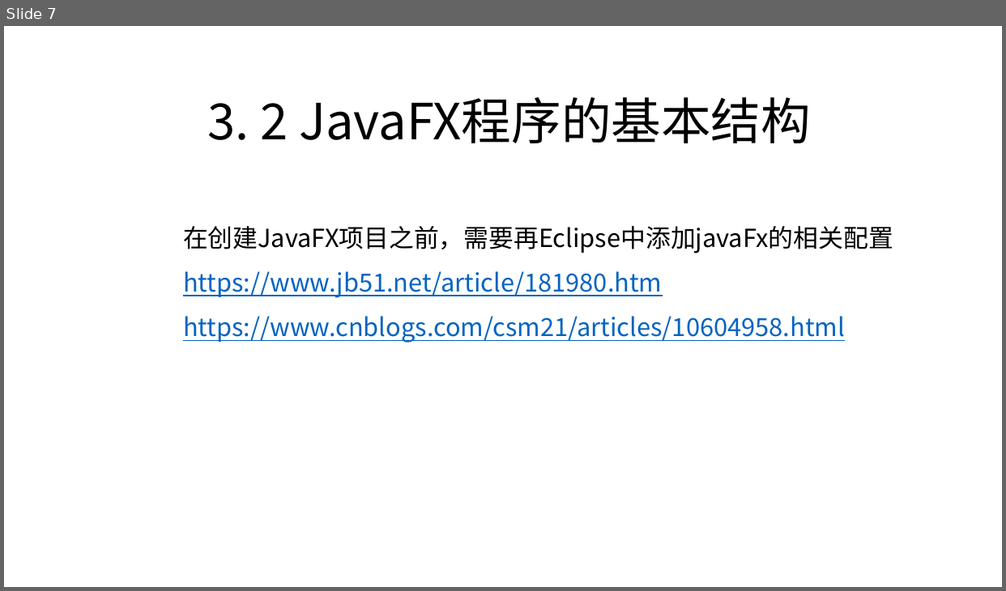
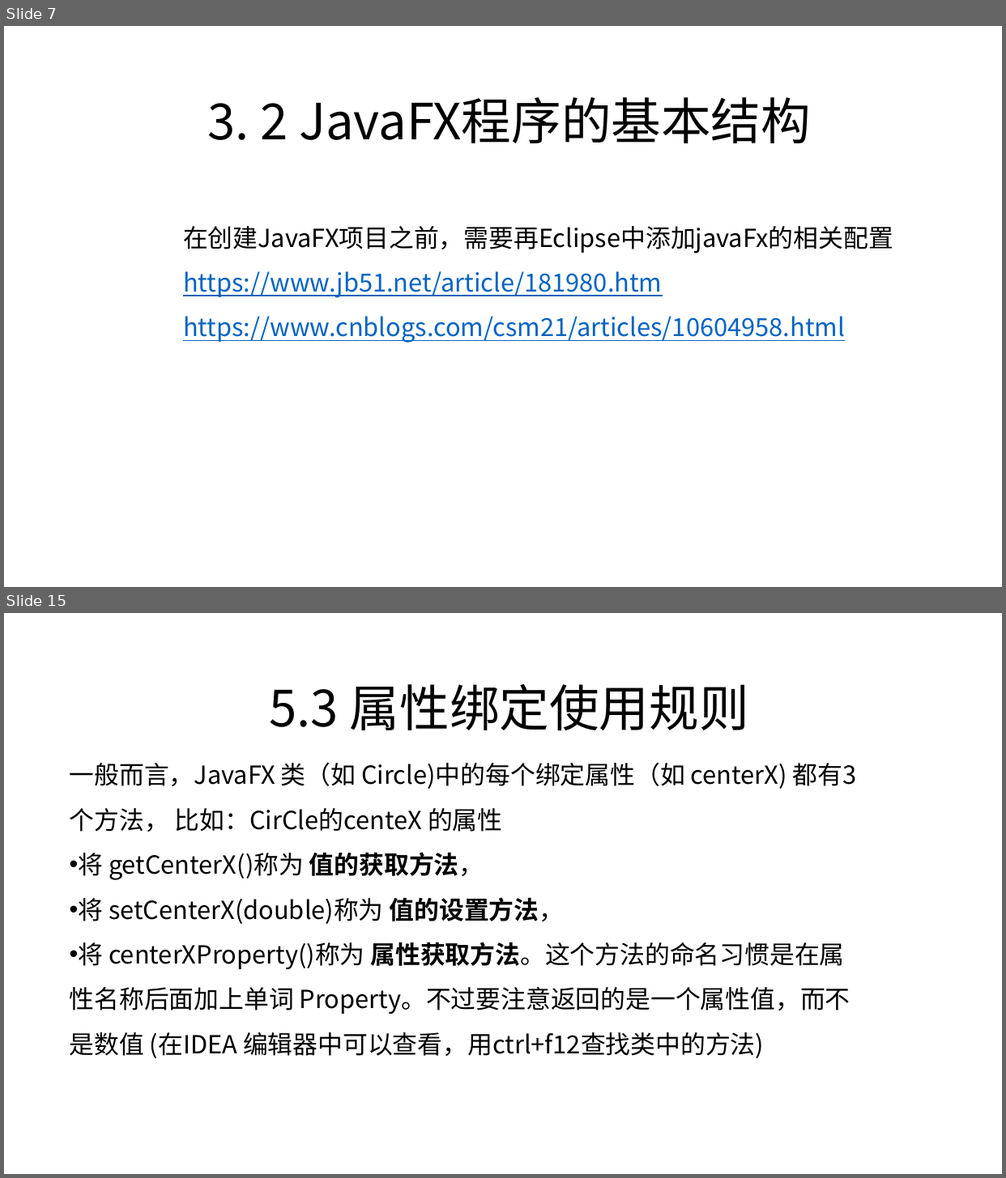
Before and after one commit to zjyesir/hmc_java_1, a slide deck: ppt/19. 图形化编程.pptx. Shown one above the other, each under a label of ours: slide 7 before the commit, slides 7 and 15 after it; the slides between them are not shown. The pictures are 1006x591 and 1006x1178 pixels, drawn with LibreOffice and Linux fonts; fonts in the diff are those of the drawing; background and template pictures are left out. Boxes give left, top, right and bottom in pixels: in the first picture for what was removed or moved away, otherwise in the second. Text is boxed around its words. In the diff, an @@ line names an element or a change of style, - is before the commit and + after.

Commit message:
JavaFx图形化界面 ppt

```diff
--- a/ppt/19. 图形化编程.pptx
+++ b/ppt/19. 图形化编程.pptx
@@ slide 15 added at box(4, 613, 1002, 1174), background picture (left out) @@
@@ text added at box(270, 684, 749, 731), 48 pt, text #000000 @@
+5.3 属性绑定使用规则
@@ text added at box(70, 762, 857, 1059), 24 pt, text #000000 @@
+一般而言，JavaFX 类（如 Circle)中的每个绑定属性（如 centerX) 都有3个方法， 比如：CirCle的centeX 的属性
+• 将 getCenterX()称为 值的获取方法，
+• 将 setCenterX(double)称为 值的设置方法，
+• 将 centerXProperty()称为 属性获取方法。这个方法的命名习惯是在属性名称后面加上单词 Property。不过要注意返回的是一个属性值，而不是数值 (在IDEA 编辑器中可以查看，用ctrl+f12查找类中的方法)
```
Also in this commit, not shown: 7 slides changed, 16 other slides added, 4 slides removed, 2 other files.
